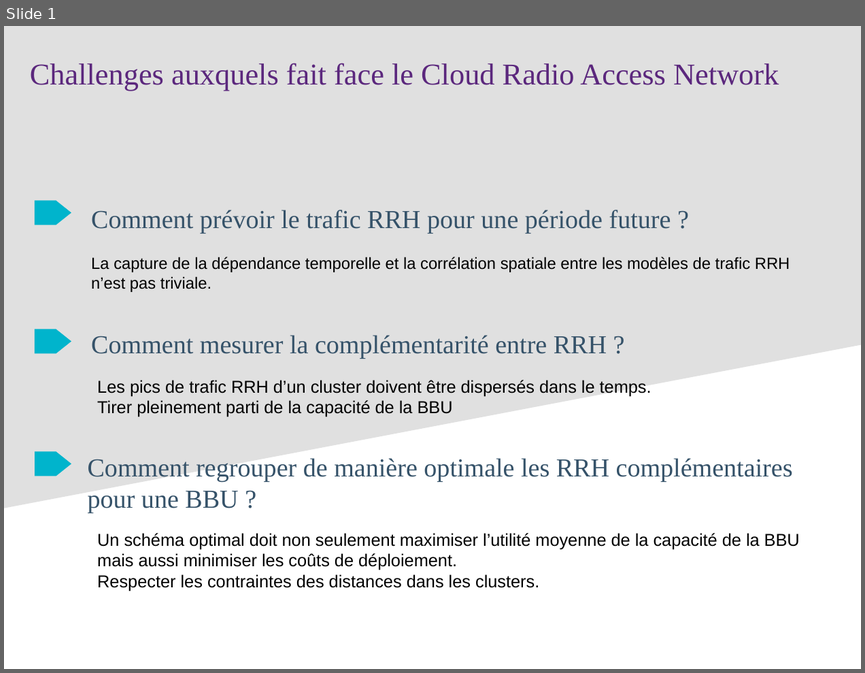
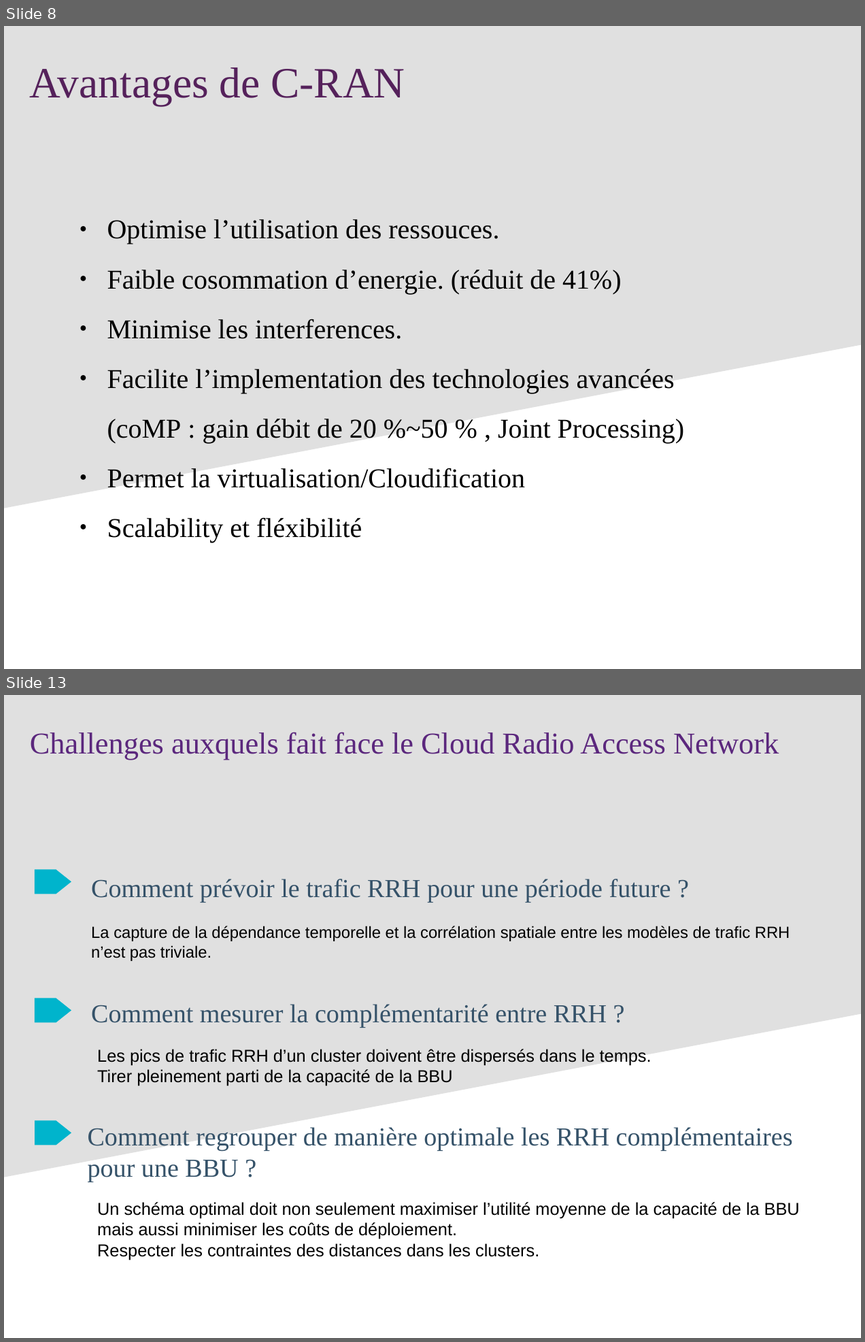
Before and after one commit to hanane-djeddal/PLDAC, a slide deck: reunions/Presentations/Presentation 1.odp. Shown one above the other, each under a label of ours: slide 1 before the commit, slides 8 and 13 after it; the slides between them are not shown. The pictures are 865x673 and 865x1342 pixels, drawn with LibreOffice and Linux fonts; fonts in the diff are those of the drawing. Boxes give left, top, right and bottom in pixels: in the first picture for what was removed or moved away, otherwise in the second. Text is boxed around its words. In the diff, an @@ line names an element or a change of style, - is before the commit and + after.

```diff
--- a/reunions/Presentations/Presentation 1.odp
+++ b/reunions/Presentations/Presentation 1.odp
@@ slide 8 added at bbox=[4, 26, 861, 669], background #FFFFFF; not listed: 1 template element that a slide beside it also shows @@
@@ text added at bbox=[30, 67, 405, 106], 40 pt, text #55215B @@
+Avantages de C-RAN
@@ text added at bbox=[107, 219, 684, 542], 25.2 pt, text #000000 @@
+● Optimise l’utilisation des ressouces.
+● Faible cosommation d’energie. (réduit de 41%)
+● Minimise les interferences.
+● Facilite l’implementation des technologies avancées
+(coMP : gain débit de 20 %~50 % , Joint Processing)
+● Permet la virtualisation/Cloudification
+● Scalability et fléxibilité
@@ what was slide 1 is now slide 13 @@
```
Also in this commit, not shown: 12 other slides added, 18 other files.
